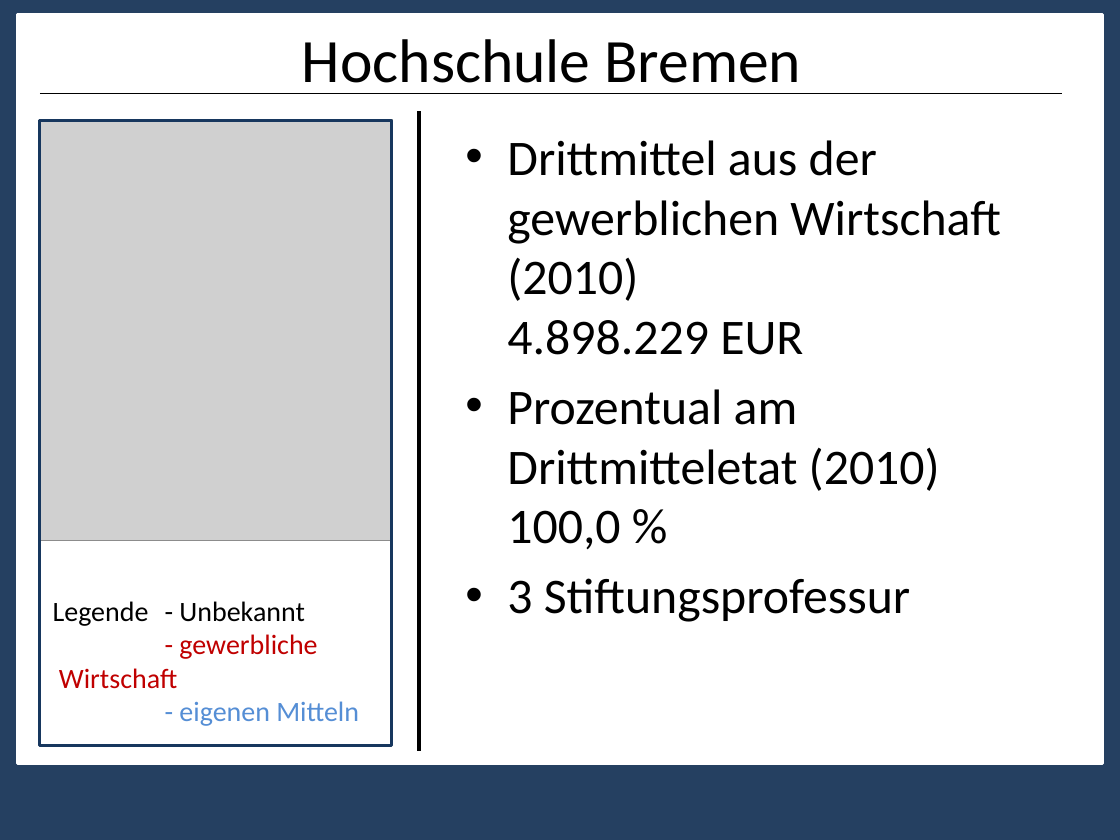
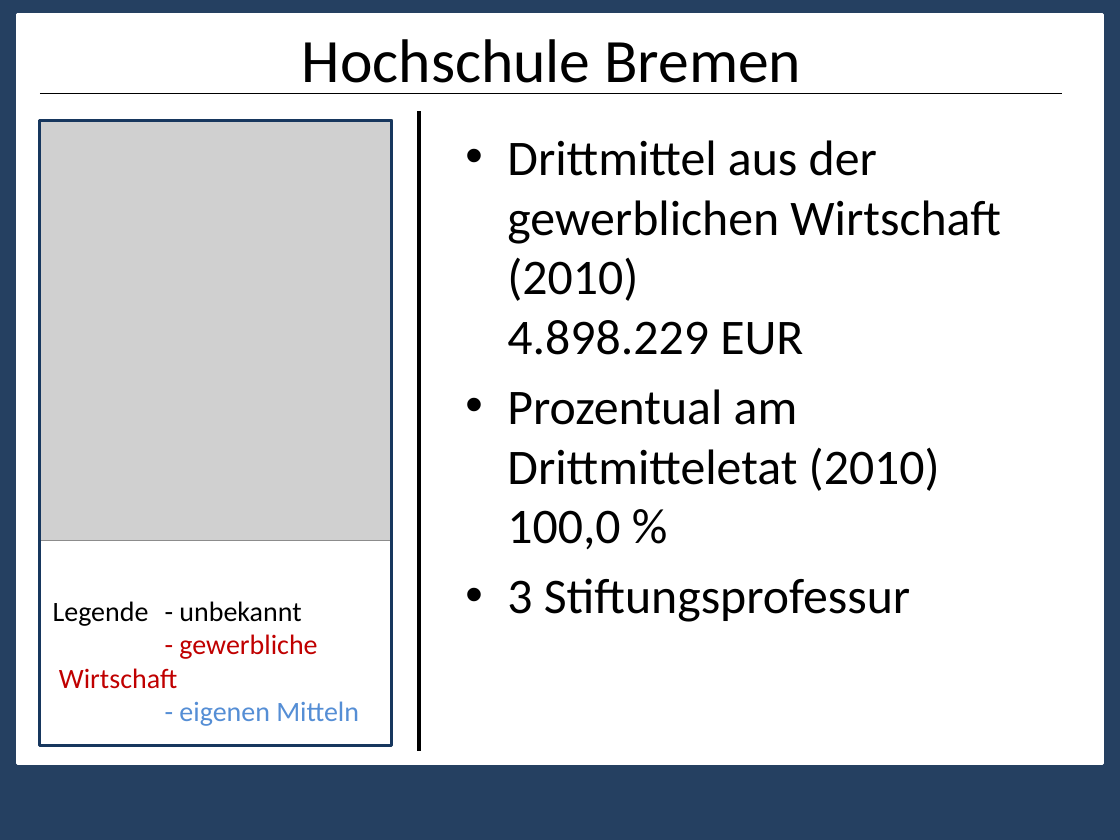
Before and after one commit to nicolehm/PMWK, a slide deck: slide 32 of Präsentation1.pptx (slide 19 before the commit). Drawn at 1120x840 pixels with LibreOffice and Linux fonts; fonts in the diff are those of the drawing; grey boxes stand for pictures. Boxes give left, top, right and bottom in pixels: in the first picture for what was removed or moved away, otherwise in the second. Text is boxed around its words. In the diff, an @@ line names an element or a change of style, - is before the commit and + after.

```diff
--- a/Präsentation1.pptx
+++ b/Präsentation1.pptx
@@ text at box(53, 601, 301, 626): text changed @@
-Legende - Unbekannt
+Legende - unbekannt
```
Also in this commit, not shown: 7 other slides changed, 10 slides added, 5 slides removed.
